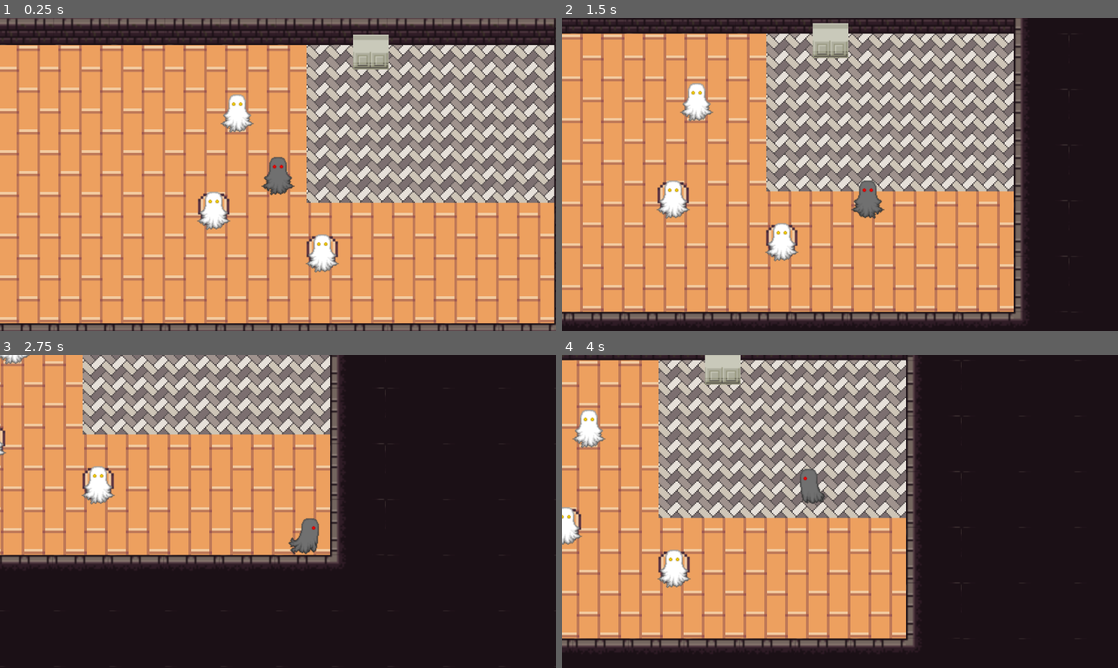
Above: before the commit, frames 1-4 (two rows, left to right).
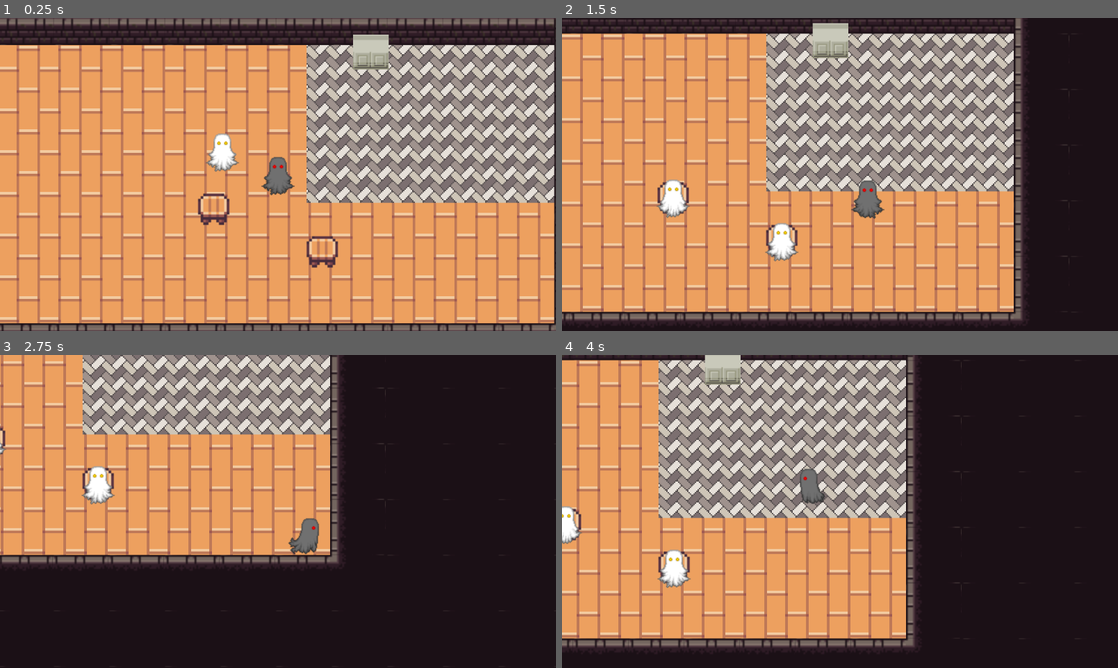
Above: after the commit, the same moments.

Repository: ikylios/GPC2022
Game: Godot game, scene res://scenes/Main.tscn
Same seed, same stepped clock (60 frames per second), same inputs: the game is played once before the commit and once after it.
Inputs:
- Up to frame 1 (0.25 s): no input
- Up to frame 2 (1.5 s): tap Enter (ui_accept) at 0.5, 0.6, 0.77, 1.07 s; hold D (move_right) 0.53-1.28 s; hold S (move_down) from 1.28 s (still down); tap E (interact) at 1.35 s
- Up to frame 3 (2.75 s): tap Enter (ui_accept) at 1.52, 1.55, 1.82, 2.3 s; release S (move_down) at 2.03 s; hold D (move_right) from 2.03 s (still down); tap C at 2.1 s
- Up to frame 4 (4 s): release D (move_right) at 2.78 s; hold W (move_up) 2.78-3.53 s; tap Enter (ui_accept) at 2.85, 3.02, 3.32, 3.77, 3.8 s; hold A (move_left) from 3.53 s (still down); tap E (interact) at 3.6 s

The runs differ from the first frame. In frame 1, 1.8% of the frame differs, in the area x 35-61%, y 24-82%; in frame 2, 0.6%; in frame 3, 0.1%; in frame 4, 0.6%.

Commit message:
at launch, generates 2-6 randomly selected types of customers. customers spawn off screen, but the first two can be seated using enter, appearing on screen.

Diff:
--- a/src/scenes/Main.gd
+++ b/src/scenes/Main.gd
@@ -5,14 +5,21 @@
 var customers
 var free_seats
 var taken_seats
+var customers_for_the_day
 
 func _ready():
+	customers_for_the_day = generate_customers()
+	print("customers generated: ", customers_for_the_day)
+
 	new_customers = get_tree().get_nodes_in_group("new_customers")
 	free_seats = get_tree().get_nodes_in_group("free_seats")
+	print("press ENTER to seat a customer")
 
 
 func _process(_delta):
-	if !new_customers.empty():
+
+	if new_customers.size() > 0 and Input.is_action_just_pressed("ui_accept"):
+		print("seating a customer")
 		seat_customer()
 
 	if interactableObject != null:
@@ -22,8 +29,27 @@
 
 # -------------- Customer functionalities --------------
 
+func generate_customers():
+
+	var customer_types = fetch_customer_types()
+	randomize()
+	var number_of_customers = (randi() % 4) + 2
+
+	var selected_customers = []
+	for i in number_of_customers:
+		var customer = customer_types[randi() % customer_types.size()-1]
+		var customer_as_instance = customer.instance()
+		self.add_child(customer_as_instance)
+		selected_customers.append(customer_as_instance)
+
+	get_node("@Ghost_NPC@2").global_position = Vector2(450, 250)
+
+	return selected_customers
+
+
 func seat_customer():
 	if free_seats.empty():
+		print("no more free seats available")
 		return
 
 	var free_seat = free_seats.pop_front()
@@ -41,11 +67,15 @@
 	# sets local variable taken_seats, if variable taken_seats has not yet been set
 	if !taken_seats: taken_seats = get_tree().get_nodes_in_group("taken_seats")
 
+func fetch_customer_types():
+	var customer_types = [
+		preload("res://scenes/customer scenes/Ghost_NPC.tscn")
+	]
+	return customer_types
 
 
-
-func _on_Ghost_NPC_customer_area_entered(area):
+func _on_NPC_area_entered(area):
 	interactableObject = get_node(area.name)
 
-func _on_Ghost_NPC_customer_area_exited():
+func  _on_NPC_area_exited():
 	interactableObject = null
--- a/src/scenes/Main.tscn
+++ b/src/scenes/Main.tscn
@@ -1,11 +1,10 @@
-[gd_scene load_steps=25 format=2]
+[gd_scene load_steps=24 format=2]
 
 [ext_resource path="res://scenes/Player.tscn" type="PackedScene" id=1]
 [ext_resource path="res://assets/floor/floor1.png" type="Texture" id=2]
 [ext_resource path="res://scenes/Main.gd" type="Script" id=3]
 [ext_resource path="res://assets/floor/slab5.png" type="Texture" id=4]
 [ext_resource path="res://assets/wall/0f6a29db-2521-4e60-899f-1795dfa4906e.png" type="Texture" id=5]
-[ext_resource path="res://scenes/customer scenes/Ghost_NPC.tscn" type="PackedScene" id=6]
 [ext_resource path="res://scenes/Stool.tscn" type="PackedScene" id=7]
 [ext_resource path="res://scenes/Ingredients_box.tscn" type="PackedScene" id=10]
 
@@ -245,21 +244,5 @@
 position = Vector2( 514, 277 )
 z_index = 1
 
-[node name="Ghost_NPC" parent="." groups=["new_customers"] instance=ExtResource( 6 )]
-position = Vector2( 336, 254 )
-
-[node name="Ghost_NPC2" parent="." groups=["new_customers"] instance=ExtResource( 6 )]
-position = Vector2( 277, 355 )
-
-[node name="Ghost_NPC3" parent="." groups=["new_customers"] instance=ExtResource( 6 )]
-position = Vector2( 467, 205 )
-
 [node name="Ingredients_box2" parent="." instance=ExtResource( 10 )]
 position = Vector2( 621, 136 )
-
-[connection signal="customer_area_entered" from="Ghost_NPC" to="." method="_on_Ghost_NPC_customer_area_entered"]
-[connection signal="customer_area_exited" from="Ghost_NPC" to="." method="_on_Ghost_NPC_customer_area_exited"]
-[connection signal="customer_area_entered" from="Ghost_NPC2" to="." method="_on_Ghost_NPC_customer_area_entered"]
-[connection signal="customer_area_exited" from="Ghost_NPC2" to="." method="_on_Ghost_NPC_customer_area_exited"]
-[connection signal="customer_area_entered" from="Ghost_NPC3" to="." method="_on_Ghost_NPC_customer_area_entered"]
-[connection signal="customer_area_exited" from="Ghost_NPC3" to="." method="_on_Ghost_NPC_customer_area_exited"]
--- a/src/scenes/customer scenes/Ghost_NPC.gd
+++ b/src/scenes/customer scenes/Ghost_NPC.gd
@@ -1,24 +1,24 @@
 extends KinematicBody2D
 
-var speed = 200 # How fast the customer will move (pixels/sec).
 var order
 var interactable = false
-signal customer_area_entered
-signal customer_area_exited
+signal npc_area_entered
+signal npc_area_exited
 
 var order_list = ["spydäri", "ranskikset"]
 
 
-
 func _ready():
 	order = generate_order()
-#	print("generated order ", order)
 	$AnimatedSprite.play("idle")
+
+	connect("npc_area_entered", get_parent(), "_on_NPC_area_entered")
+	connect("npc_area_exited", get_parent(), "_on_NPC_area_exited")
+	add_to_group("new_customers")
 
 
 func _process(_delta):
 	$AnimatedSprite.playing = interactable
-	$Line2D.global_position = Vector2.ZERO
 
 
 
@@ -45,9 +45,9 @@
 	$Order_bubble.display_order(order)
 
 func _on_Interaction_Area_body_entered(body):
-	emit_signal("customer_area_entered", self)
+	emit_signal("npc_area_entered", self)
 	interactable = true
 
 func _on_Interaction_Area_body_exited(body):
-	emit_signal("customer_area_exited")
+	emit_signal("npc_area_exited")
 	interactable = false
--- a/src/scenes/customer scenes/Ghost_NPC.tscn
+++ b/src/scenes/customer scenes/Ghost_NPC.tscn
@@ -106,8 +106,6 @@
 margin_right = -25.0
 margin_bottom = -80.0
 
-[node name="Line2D" type="Line2D" parent="."]
-
 [node name="Interaction_Area" type="Area2D" parent="."]
 
 [node name="CollisionShape2D" type="CollisionShape2D" parent="Interaction_Area"]
